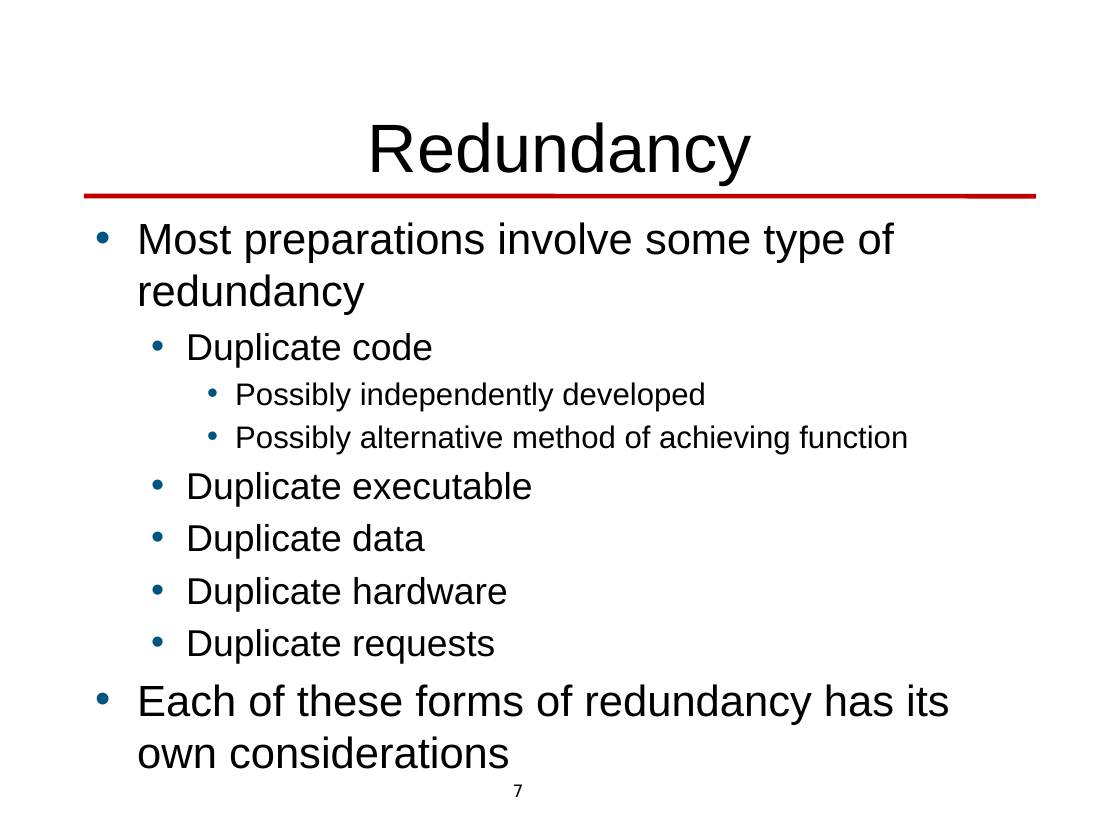
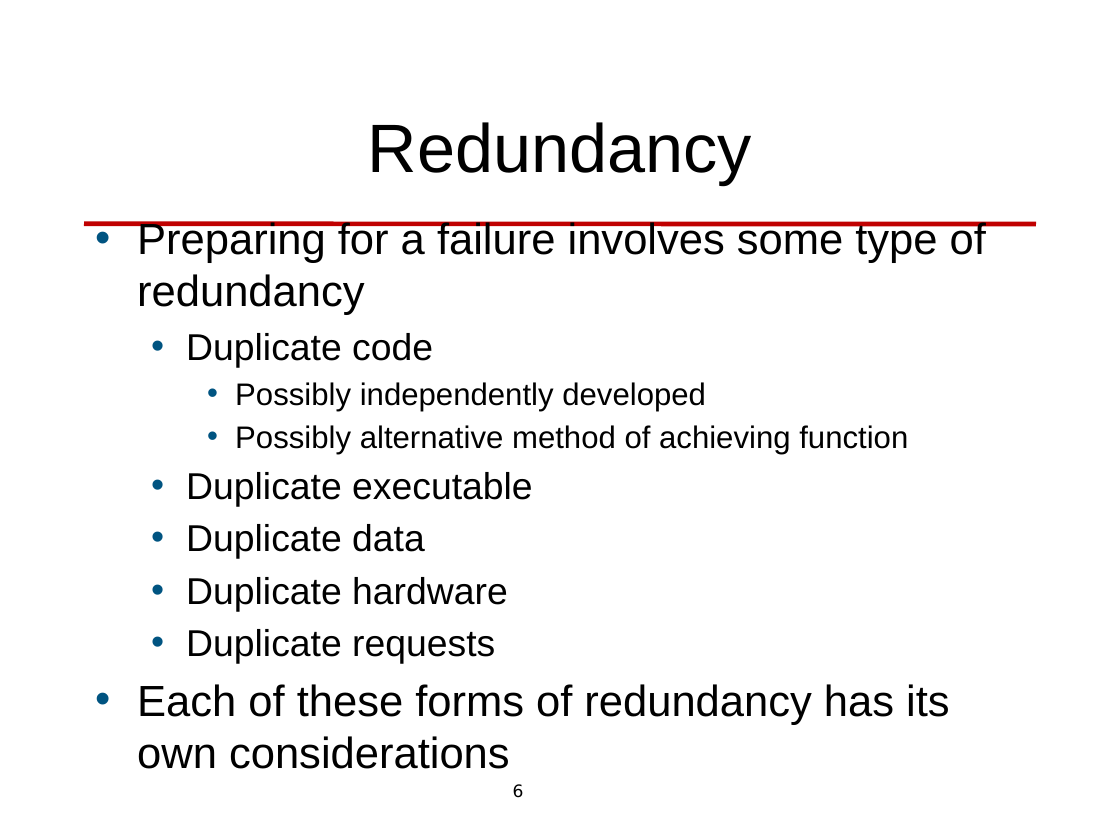
Before and after one commit to len-bass/architecture-design, a slide deck: slide 6 of availability.pptx (slide 7 before the commit). Drawn at 1120x840 pixels with LibreOffice and Linux fonts; fonts in the diff are those of the drawing; background and template pictures are left out. Boxes give left, top, right and bottom in pixels: in the first picture for what was removed or moved away, otherwise in the second. Text is boxed around its words. In the diff, an @@ line names an element or a change of style, - is before the commit and + after.

```diff
--- a/availability.pptx
+++ b/availability.pptx
@@ line moved from (84, 196) - (1036, 196) to (84, 224) - (1036, 224) @@
@@ text at [137,221,986,315]: text changed @@
-• Most preparations involve some type of redundancy
+• Preparing for a failure involves some type of redundancy
@@ page number at [513,784,524,798]: text changed @@
-7
+6
```
Also in this commit, not shown: 7 other slides changed, 29 slides added, 23 slides removed, 7 other files.
